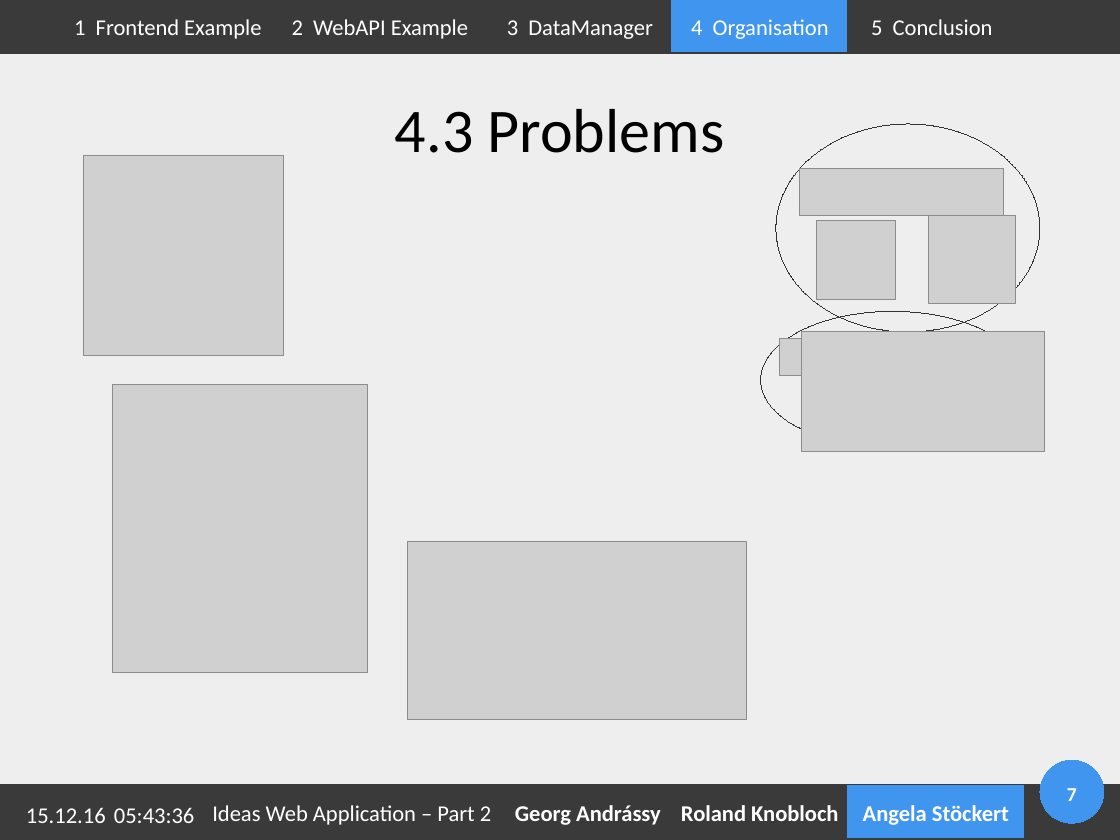
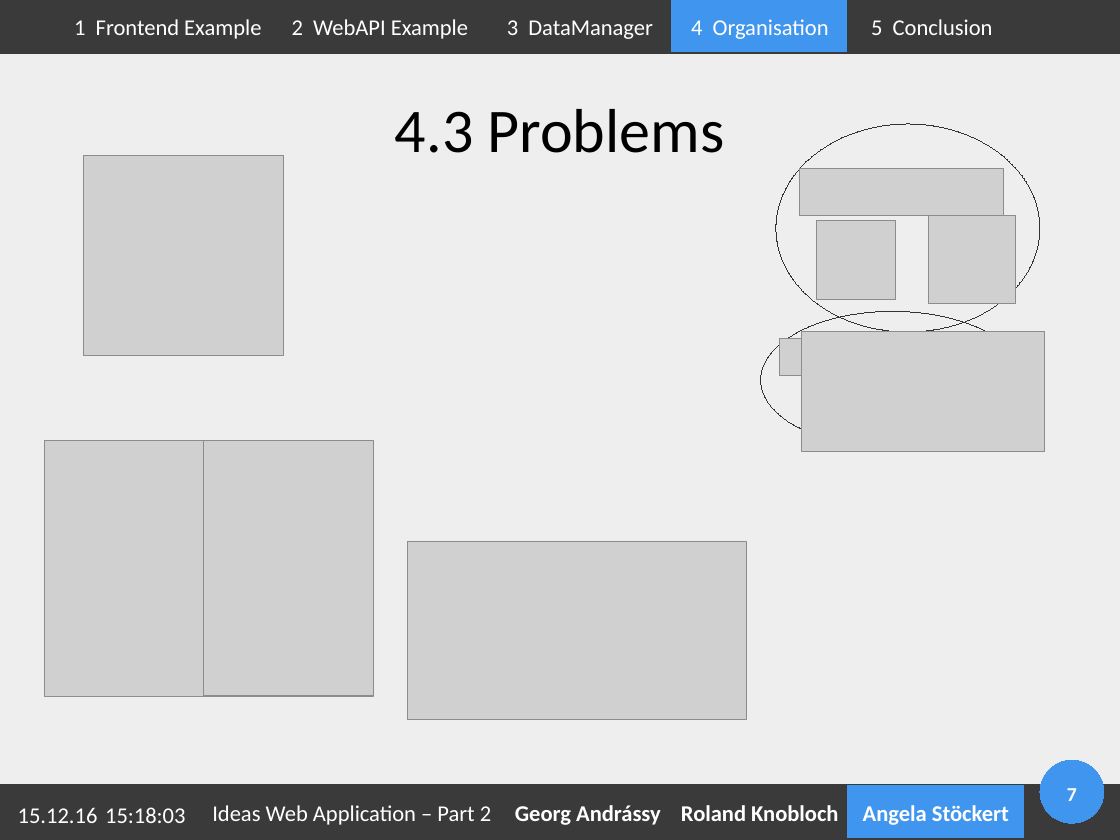
Before and after one commit to Geopras/IdeaWatcher, a slide deck: slide 7 of presentation/bassbiene/bassbiene.odp. Drawn at 1120x840 pixels with LibreOffice and Linux fonts; fonts in the diff are those of the drawing; grey boxes stand for pictures; background and template pictures are left out. Boxes give left, top, right and bottom in pixels: in the first picture for what was removed or moved away, otherwise in the second. Text is boxed around its words. In the diff, an @@ line names an element or a change of style, - is before the commit and + after.

```diff
--- a/presentation/bassbiene/bassbiene.odp
+++ b/presentation/bassbiene/bassbiene.odp
@@ picture added at (45,440,224,696) @@
@@ picture: place and size @@
-picture at (112,384,368,672)
+picture at (203,440,374,696)
@@ text "15.12.16": place and size @@
-text "15.12.16" at (26,807,106,823)
+text "15.12.16" at (18,807,98,823)
@@ text added at (105,807,185,823), 16 pt, text #FFFFFF @@
+15:18:03
@@ text removed at (114,807,194,823) @@
-05:43:36
```
Also in this commit, not shown: 8 other slides changed, 1 slide added, 3 other files.
